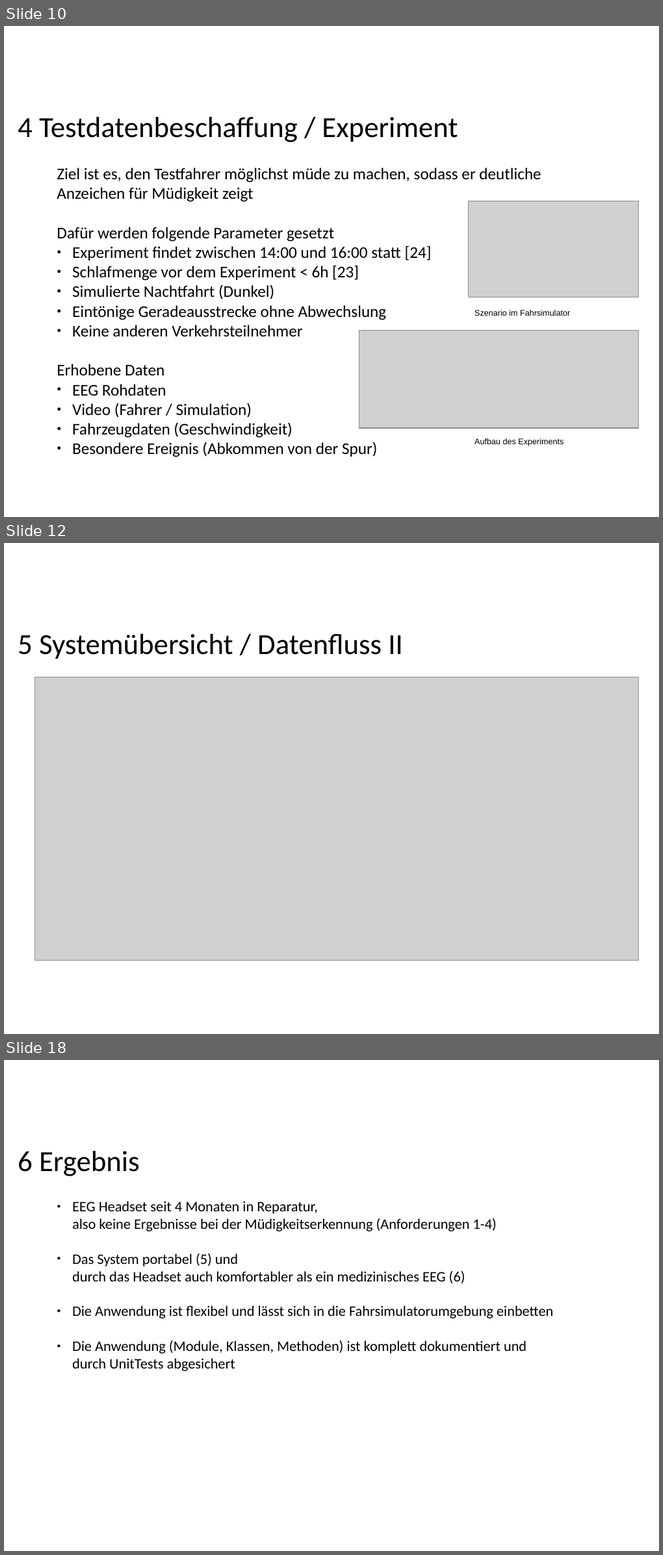
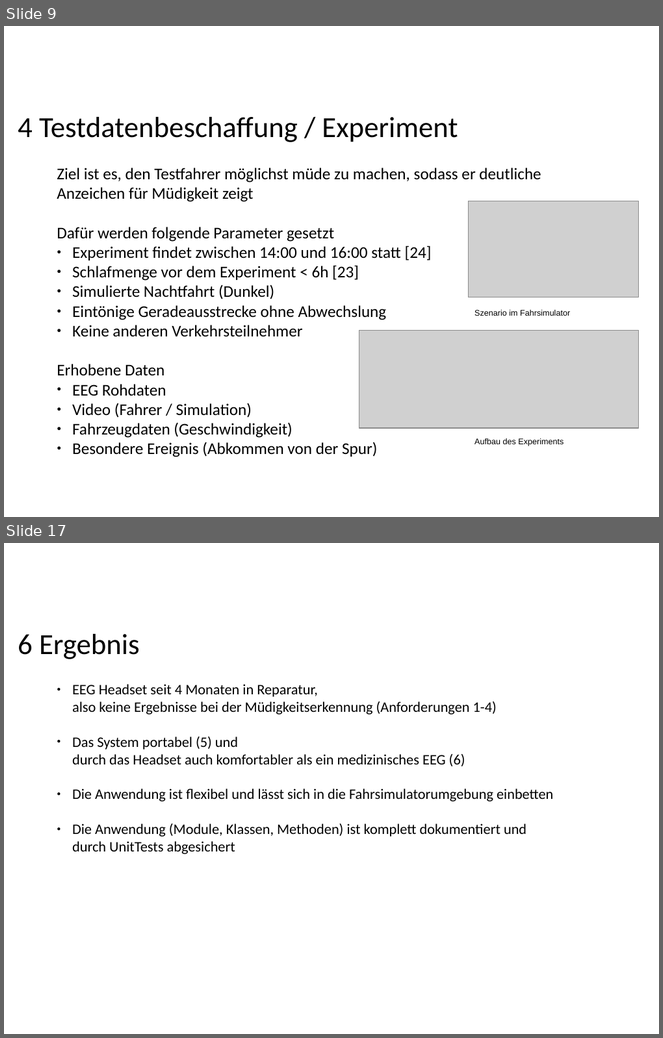
Before and after one commit to ppasler/current-adas, a slide deck: project/presentation/Praesentation_PoSDBoS_Pasler.odp. Shown one above the other, each under a label of ours: slides 10, 12 and 18 before the commit, slides 9 and 17 after it; the slides between them are not shown. The pictures are 663x1555 and 663x1038 pixels, drawn with LibreOffice and Linux fonts; fonts in the diff are those of the drawing; grey boxes stand for pictures; background and template pictures are left out. Boxes give left, top, right and bottom in pixels: in the first picture for what was removed or moved away, otherwise in the second. Text is boxed around its words. In the diff, an @@ line names an element or a change of style, - is before the commit and + after.

```diff
--- a/project/presentation/Praesentation_PoSDBoS_Pasler.odp
+++ b/project/presentation/Praesentation_PoSDBoS_Pasler.odp
@@ slide 12 removed at [4,543,659,1034], background #FFFFFF @@
@@ text removed at [18,634,402,659] @@
-5 Systemübersicht / Datenfluss II
@@ picture removed at [35,678,639,961] @@
@@ what was slide 10 is now slide 9 @@
@@ what was slide 18 is now slide 17 @@
```
Also in this commit, not shown: 5 slides changed, 4 slides added, 4 other slides removed, 11 other files.
